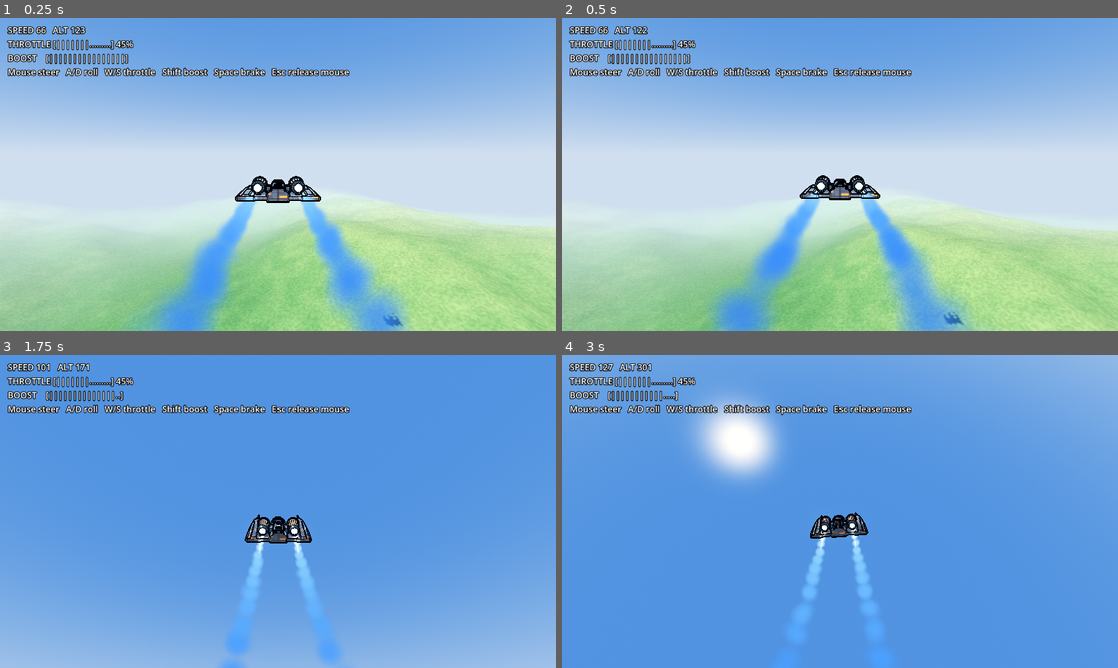
Above: before the commit, frames 1-4 (two rows, left to right).
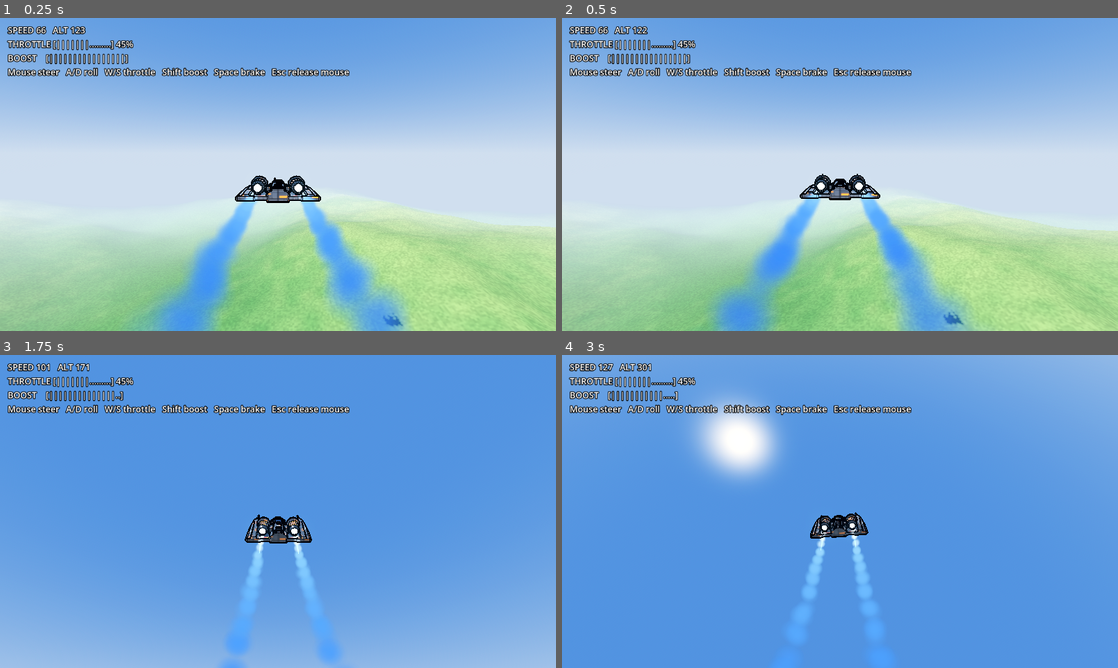
Above: after the commit, the same moments.

Repository: beknar/claude-godot-3d
Game: Godot game, scene res://game/flight_level.tscn
Same seed, same stepped clock (60 frames per second), same inputs: the game is played once before the commit and once after it.
Inputs (mouse positions are in pixels of both pictures, inside the frame that each line leads up to):
- Up to frame 1 (0.25 s): no input
- Up to frame 2 (0.5 s): no input
- Up to frame 3 (1.75 s): tap Enter at 0.5 s; move the mouse to (305, 511) at 0.52 s; hold Shift (fly_boost) 0.53-1.28 s; hold Up (fly_pitch_up) from 0.53 s (still down); click (305, 511) at 0.67 s; move the mouse to (250, 511) at 1.27 s; tap Shift (fly_boost) at 1.35 s
- Up to frame 4 (3 s): keep holding Up (fly_pitch_up); move the mouse to (851, 505) at 2.02 s; hold Shift (fly_boost) 2.03-2.78 s; move the mouse to (834, 517) at 2.77 s; tap Shift (fly_boost) at 2.85 s; click (834, 517) at 2.92 s

The runs differ from the first frame. In frame 1, less than 0.1% of the frame differs, in the area x 45-55%, y 50-55%; in frame 2, less than 0.1%; in frame 3, less than 0.1%, in the area x 46-54%, y 51-56%; in frame 4, less than 0.1%.

Commit message:
Bulbous engine fronts and cockpit-side clutter
- Engines: two-ring cowl swells to r 1.07 just behind the intake and tapers
  back into the body; rounder intake lip (6-segment cross-section)
- Cockpit sides: shoulder consoles with pods, vent blocks, canopy sill
  pipes, rear corner boxes, nose-deck blocks, red signal lights
  (new emissive signal_red.tres) and a spine antenna
- Turntable video and docs updated (~2,460 triangles)

Co-Authored-By: Claude Opus 5.5 <noreply@anthropic.com>

Diff:
--- a/fighter/fighter.tscn
+++ b/fighter/fighter.tscn
@@ -1,5 +1,6 @@
 [gd_scene format=3 uid="uid://cwbcvf326uln3"]
 
+[ext_resource type="Material" uid="uid://cln48sxncldjw" path="res://fighter/materials/hull_light.tres" id="1_avini"]
 [ext_resource type="Material" path="res://fighter/materials/hull_body.tres" id="1_yed1o"]
 [ext_resource type="Material" path="res://fighter/materials/canopy_glass.tres" id="2_1ba1b"]
 [ext_resource type="Material" path="res://fighter/materials/hull_root.tres" id="3_cptg2"]
@@ -11,6 +12,7 @@
 [ext_resource type="Material" uid="uid://ubtpsys5g2tm" path="res://fighter/materials/exhaust.tres" id="8_68nov"]
 [ext_resource type="Material" uid="uid://cgkkh6qivyj1r" path="res://fighter/materials/intake_grille.tres" id="8_q2ryx"]
 [ext_resource type="Material" path="res://fighter/materials/hull_chin.tres" id="11_cptg2"]
+[ext_resource type="Material" path="res://fighter/materials/signal_red.tres" id="13_1i8r6"]
 
 [sub_resource type="BoxMesh" id="BoxMesh_25q6q"]
 size = Vector3(0.55, 0.42, 0.9)
@@ -74,11 +76,29 @@
 [sub_resource type="BoxMesh" id="BoxMesh_uf2hx"]
 size = Vector3(0.55, 0.6, 2.2)
 
-[sub_resource type="TorusMesh" id="TorusMesh_138xj"]
-inner_radius = 0.7
-outer_radius = 0.97
+[sub_resource type="TorusMesh" id="TorusMesh_1i8r6"]
+inner_radius = 0.68
+outer_radius = 1.02
 rings = 16
-ring_segments = 4
+ring_segments = 6
+
+[sub_resource type="CylinderMesh" id="CylinderMesh_uf2hx"]
+top_radius = 1.07
+bottom_radius = 0.96
+height = 0.34
+radial_segments = 16
+rings = 0
+cap_top = false
+cap_bottom = false
+
+[sub_resource type="CylinderMesh" id="CylinderMesh_siumf"]
+top_radius = 0.855
+bottom_radius = 1.07
+height = 0.62
+radial_segments = 16
+rings = 0
+cap_top = false
+cap_bottom = false
 
 [sub_resource type="CylinderMesh" id="CylinderMesh_qjpmv"]
 top_radius = 0.8
@@ -117,6 +137,30 @@
 
 [sub_resource type="BoxMesh" id="BoxMesh_siumf"]
 size = Vector3(0.55, 0.6, 2.2)
+
+[sub_resource type="TorusMesh" id="TorusMesh_182tw"]
+inner_radius = 0.68
+outer_radius = 1.02
+rings = 16
+ring_segments = 6
+
+[sub_resource type="CylinderMesh" id="CylinderMesh_fyl5f"]
+top_radius = 1.07
+bottom_radius = 0.96
+height = 0.34
+radial_segments = 16
+rings = 0
+cap_top = false
+cap_bottom = false
+
+[sub_resource type="CylinderMesh" id="CylinderMesh_53uqm"]
+top_radius = 0.855
+bottom_radius = 1.07
+height = 0.62
+radial_segments = 16
+rings = 0
+cap_top = false
+cap_bottom = false
 
 [sub_resource type="CylinderMesh" id="CylinderMesh_p1mcj"]
 top_radius = 0.05
@@ -165,6 +209,71 @@
 radial_segments = 8
 rings = 0
 
+[sub_resource type="BoxMesh" id="BoxMesh_la61k"]
+size = Vector3(0.26, 0.2, 1.1)
+
+[sub_resource type="BoxMesh" id="BoxMesh_2jnnw"]
+size = Vector3(0.26, 0.2, 1.1)
+
+[sub_resource type="CylinderMesh" id="CylinderMesh_jg6gk"]
+top_radius = 0.1
+bottom_radius = 0.12
+height = 0.1
+radial_segments = 8
+rings = 0
+
+[sub_resource type="CylinderMesh" id="CylinderMesh_kagpm"]
+top_radius = 0.1
+bottom_radius = 0.12
+height = 0.1
+radial_segments = 8
+rings = 0
+
+[sub_resource type="BoxMesh" id="BoxMesh_dsdii"]
+size = Vector3(0.24, 0.12, 0.42)
+
+[sub_resource type="BoxMesh" id="BoxMesh_etgji"]
+size = Vector3(0.24, 0.12, 0.42)
+
+[sub_resource type="CylinderMesh" id="CylinderMesh_onut0"]
+top_radius = 0.05
+bottom_radius = 0.05
+height = 1.9
+radial_segments = 6
+rings = 0
+
+[sub_resource type="CylinderMesh" id="CylinderMesh_kjh1g"]
+top_radius = 0.05
+bottom_radius = 0.05
+height = 1.9
+radial_segments = 6
+rings = 0
+
+[sub_resource type="BoxMesh" id="BoxMesh_eb84o"]
+size = Vector3(0.32, 0.34, 0.45)
+
+[sub_resource type="BoxMesh" id="BoxMesh_2onak"]
+size = Vector3(0.32, 0.34, 0.45)
+
+[sub_resource type="BoxMesh" id="BoxMesh_yewfg"]
+size = Vector3(0.22, 0.1, 0.32)
+
+[sub_resource type="BoxMesh" id="BoxMesh_qpi55"]
+size = Vector3(0.22, 0.1, 0.32)
+
+[sub_resource type="BoxMesh" id="BoxMesh_if6d2"]
+size = Vector3(0.08, 0.07, 0.12)
+
+[sub_resource type="BoxMesh" id="BoxMesh_buflg"]
+size = Vector3(0.08, 0.07, 0.12)
+
+[sub_resource type="CylinderMesh" id="CylinderMesh_hydbk"]
+top_radius = 0.015
+bottom_radius = 0.03
+height = 0.55
+radial_segments = 6
+rings = 0
+
 [node name="Fighter" type="Node3D" unique_id=1090602961]
 
 [node name="Fuselage" type="CSGCombiner3D" parent="." unique_id=158070005]
@@ -338,9 +447,19 @@
 mesh = SubResource("BoxMesh_uf2hx")
 
 [node name="IntakeLip" type="MeshInstance3D" parent="EngineL" unique_id=1378770652]
-transform = Transform3D(1, 0, 0, 0, -4.371139e-08, -1, 0, 1, -4.371139e-08, 0, 0, -1.45)
-material_override = ExtResource("3_dhc0e")
-mesh = SubResource("TorusMesh_138xj")
+transform = Transform3D(1, 0, 0, 0, -4.371139e-08, -1, 0, 1, -4.371139e-08, 0, 0, -1.46)
+material_override = ExtResource("3_dhc0e")
+mesh = SubResource("TorusMesh_1i8r6")
+
+[node name="CowlFront" type="MeshInstance3D" parent="EngineL" unique_id=266636143]
+transform = Transform3D(1, 0, 0, 0, -4.371139e-08, -1, 0, 1, -4.371139e-08, 0, 0, -1.29)
+material_override = ExtResource("1_avini")
+mesh = SubResource("CylinderMesh_uf2hx")
+
+[node name="CowlRear" type="MeshInstance3D" parent="EngineL" unique_id=1195346510]
+transform = Transform3D(1, 0, 0, 0, -4.371139e-08, -1, 0, 1, -4.371139e-08, 0, 0, -0.81)
+material_override = ExtResource("1_avini")
+mesh = SubResource("CylinderMesh_siumf")
 
 [node name="EngineR" type="Node3D" parent="." unique_id=1432255559]
 transform = Transform3D(1, 0, 0, 0, 1, 0, 0, 0, 1, 2.3, 1.1, 0.8)
@@ -377,9 +496,19 @@
 mesh = SubResource("BoxMesh_siumf")
 
 [node name="IntakeLip" type="MeshInstance3D" parent="EngineR" unique_id=326275653]
-transform = Transform3D(1, 0, 0, 0, -4.371139e-08, -1, 0, 1, -4.371139e-08, 0, 0, -1.45)
-material_override = ExtResource("3_dhc0e")
-mesh = SubResource("TorusMesh_138xj")
+transform = Transform3D(1, 0, 0, 0, -4.371139e-08, -1, 0, 1, -4.371139e-08, 0, 0, -1.46)
+material_override = ExtResource("3_dhc0e")
+mesh = SubResource("TorusMesh_182tw")
+
+[node name="CowlFront" type="MeshInstance3D" parent="EngineR" unique_id=274227532]
+transform = Transform3D(1, 0, 0, 0, -4.371139e-08, -1, 0, 1, -4.371139e-08, 0, 0, -1.29)
+material_override = ExtResource("1_avini")
+mesh = SubResource("CylinderMesh_fyl5f")
+
+[node name="CowlRear" type="MeshInstance3D" parent="EngineR" unique_id=1787635546]
+transform = Transform3D(1, 0, 0, 0, -4.371139e-08, -1, 0, 1, -4.371139e-08, 0, 0, -0.81)
+material_override = ExtResource("1_avini")
+mesh = SubResource("CylinderMesh_53uqm")
 
 [node name="Details" type="Node3D" parent="." unique_id=882185968]
 
@@ -487,3 +616,80 @@
 polygon = PackedVector2Array(-0.6, 0, 0.6, 0, 0.6, -0.5, 0.4, -0.7, -0.4, -0.7, -0.6, -0.5)
 depth = 4.0
 material = ExtResource("11_cptg2")
+
+[node name="CockpitDetail" type="Node3D" parent="." unique_id=1584944256]
+
+[node name="ConsoleL" type="MeshInstance3D" parent="CockpitDetail" unique_id=21019592]
+transform = Transform3D(1, 0, 0, 0, 1, 0, 0, 0, 1, -0.98, 0.7, -2.1)
+material_override = ExtResource("3_dhc0e")
+mesh = SubResource("BoxMesh_la61k")
+
+[node name="ConsoleR" type="MeshInstance3D" parent="CockpitDetail" unique_id=1573725451]
+transform = Transform3D(1, 0, 0, 0, 1, 0, 0, 0, 1, 0.98, 0.7, -2.1)
+material_override = ExtResource("3_dhc0e")
+mesh = SubResource("BoxMesh_2jnnw")
+
+[node name="PodL" type="MeshInstance3D" parent="CockpitDetail" unique_id=844280213]
+transform = Transform3D(1, 0, 0, 0, 1, 0, 0, 0, 1, -0.98, 0.85, -2.35)
+material_override = ExtResource("4_jqwl7")
+mesh = SubResource("CylinderMesh_jg6gk")
+
+[node name="PodR" type="MeshInstance3D" parent="CockpitDetail" unique_id=79089419]
+transform = Transform3D(1, 0, 0, 0, 1, 0, 0, 0, 1, 0.98, 0.85, -1.85)
+material_override = ExtResource("4_jqwl7")
+mesh = SubResource("CylinderMesh_kagpm")
+
+[node name="VentBlockL" type="MeshInstance3D" parent="CockpitDetail" unique_id=1861951475]
+transform = Transform3D(1, 0, 0, 0, 1, 0, 0, 0, 1, -1, 0.64, -3.05)
+material_override = ExtResource("4_jqwl7")
+mesh = SubResource("BoxMesh_dsdii")
+
+[node name="VentBlockR" type="MeshInstance3D" parent="CockpitDetail" unique_id=2022284287]
+transform = Transform3D(1, 0, 0, 0, 1, 0, 0, 0, 1, 1, 0.64, -3.05)
+material_override = ExtResource("4_jqwl7")
+mesh = SubResource("BoxMesh_etgji")
+
+[node name="SillPipeL" type="MeshInstance3D" parent="CockpitDetail" unique_id=781442284]
+transform = Transform3D(1, 0, 0, 0, -4.371139e-08, -1, 0, 1, -4.371139e-08, -0.85, 0.6, -1.95)
+material_override = ExtResource("4_jqwl7")
+mesh = SubResource("CylinderMesh_onut0")
+
+[node name="SillPipeR" type="MeshInstance3D" parent="CockpitDetail" unique_id=365664831]
+transform = Transform3D(1, 0, 0, 0, -4.371139e-08, -1, 0, 1, -4.371139e-08, 0.85, 0.6, -1.95)
+material_override = ExtResource("4_jqwl7")
+mesh = SubResource("CylinderMesh_kjh1g")
+
+[node name="RearCornerBoxL" type="MeshInstance3D" parent="CockpitDetail" unique_id=1798027897]
+transform = Transform3D(1, 0, 0, 0, 1, 0, 0, 0, 1, -0.97, 0.86, -0.62)
+material_override = ExtResource("3_dhc0e")
+mesh = SubResource("BoxMesh_eb84o")
+
+[node name="RearCornerBoxR" type="MeshInstance3D" parent="CockpitDetail" unique_id=1960603847]
+transform = Transform3D(1, 0, 0, 0, 1, 0, 0, 0, 1, 0.97, 0.86, -0.62)
+material_override = ExtResource("3_dhc0e")
+mesh = SubResource("BoxMesh_2onak")
+
+[node name="NoseBlockL" type="MeshInstance3D" parent="CockpitDetail" unique_id=2128716017]
+transform = Transform3D(1, 0, 0, 0, 1, 0, 0, 0, 1, -0.52, 0.6, -3.75)
+material_override = ExtResource("3_dhc0e")
+mesh = SubResource("BoxMesh_yewfg")
+
+[node name="NoseBlockR" type="MeshInstance3D" parent="CockpitDetail" unique_id=265663685]
+transform = Transform3D(1, 0, 0, 0, 1, 0, 0, 0, 1, 0.52, 0.6, -3.75)
+material_override = ExtResource("3_dhc0e")
+mesh = SubResource("BoxMesh_qpi55")
+
+[node name="SignalL" type="MeshInstance3D" parent="CockpitDetail" unique_id=735050405]
+transform = Transform3D(1, 0, 0, 0, 1, 0, 0, 0, 1, -1.13, 0.72, -1.7)
+material_override = ExtResource("13_1i8r6")
+mesh = SubResource("BoxMesh_if6d2")
+
+[node name="SignalR" type="MeshInstance3D" parent="CockpitDetail" unique_id=882134114]
+transform = Transform3D(1, 0, 0, 0, 1, 0, 0, 0, 1, 1.13, 0.72, -1.7)
+material_override = ExtResource("13_1i8r6")
+mesh = SubResource("BoxMesh_buflg")
+
+[node name="Antenna" type="MeshInstance3D" parent="CockpitDetail" unique_id=903231752]
+transform = Transform3D(1, 0, 0, 0, 1, 0, 0, 0, 1, -0.35, 1.7, 0.05)
+material_override = ExtResource("4_jqwl7")
+mesh = SubResource("CylinderMesh_hydbk")
--- /dev/null
+++ b/fighter/materials/signal_red.tres
@@ -0,0 +1,8 @@
+[gd_resource type="StandardMaterial3D" format=3]
+
+[resource]
+resource_name = "Signal light (red)"
+albedo_color = Color(1, 0.18, 0.12, 1)
+emission_enabled = true
+emission = Color(1, 0.15, 0.1, 1)
+emission_energy_multiplier = 2.5
Not shown, changed: CLAUDE.md
Not shown, changed: README.md
Not shown, changed: fighter_turntable_detailed.mp4
